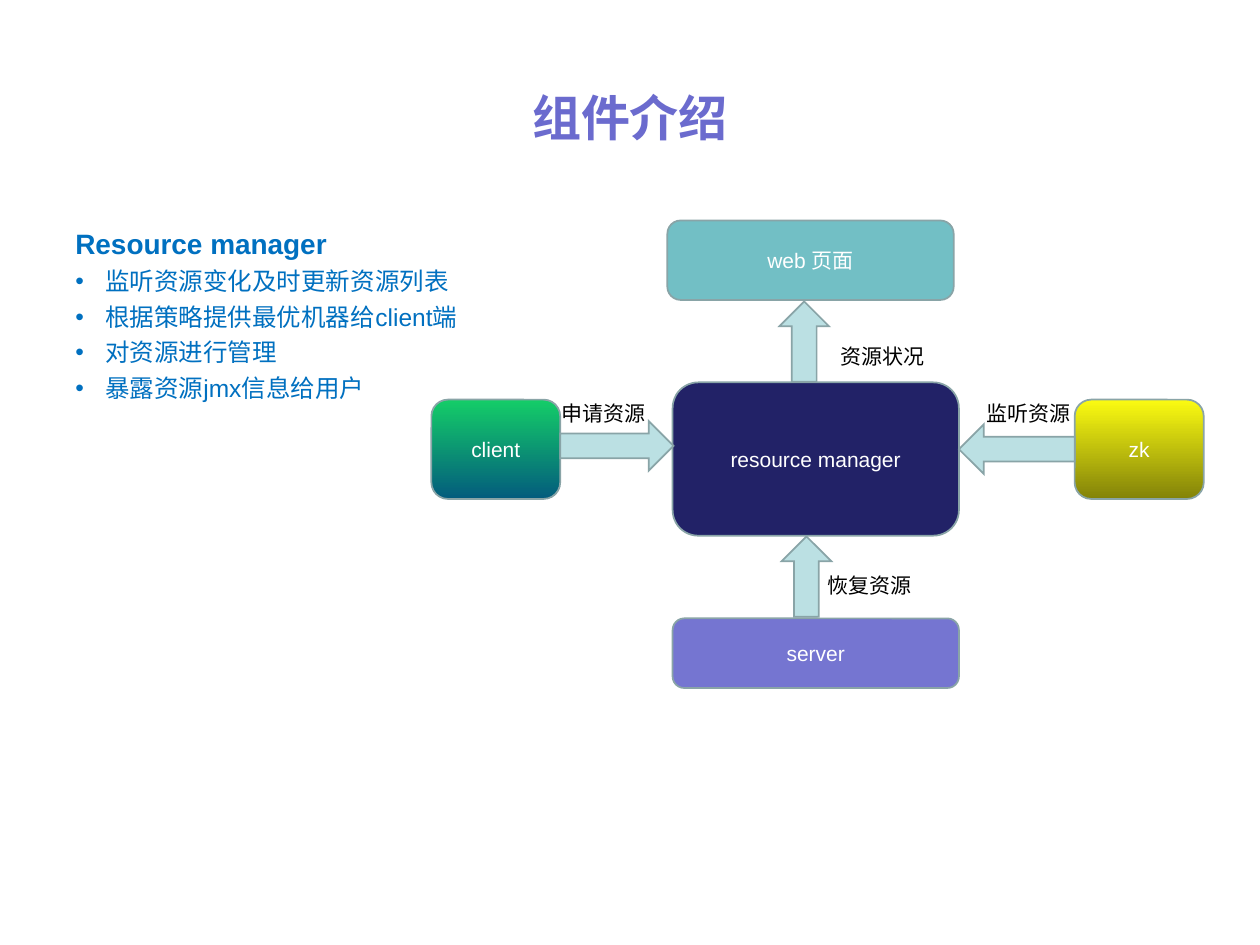
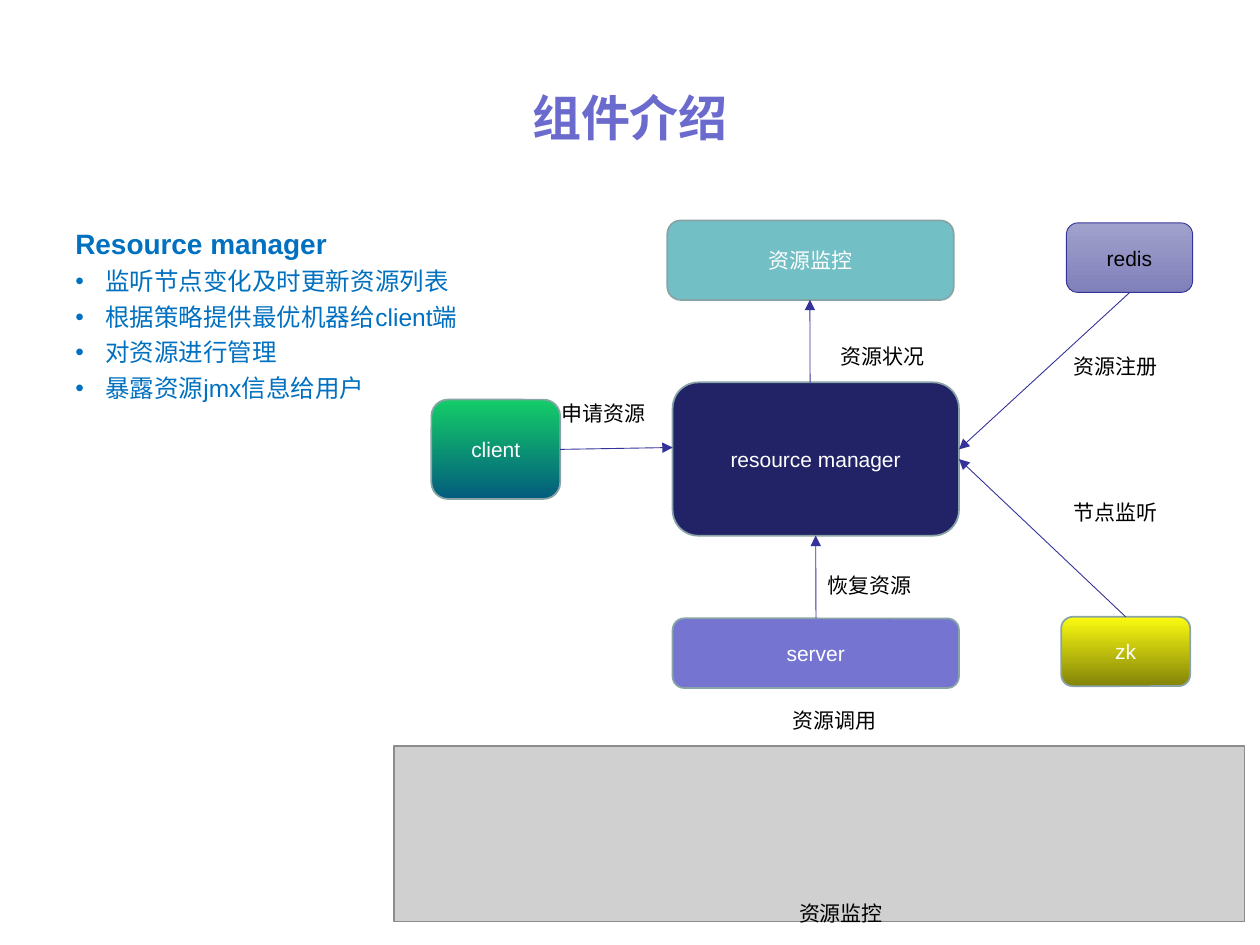
Before and after one commit to ylpu/distribute-scheduler, a slide deck: slide 11 of files/dis-scheduler.ppt (slide 10 before the commit). Drawn at 1260x945 pixels with LibreOffice and Linux fonts; fonts in the diff are those of the drawing; grey boxes stand for pictures. Boxes give left, top, right and bottom in pixels: in the first picture for what was removed or moved away, otherwise in the second. Text is boxed around its words. In the diff, an @@ line names an element or a change of style, - is before the commit and + after.

```diff
--- a/files/dis-scheduler.ppt
+++ b/files/dis-scheduler.ppt
@@ rounded rectangle added at (x1=1066, y1=223, x2=1192, y2=292), fill gradient #A1A1CC to #8080BB, outline #333399 0.51 pt, 12 pt, text #000000 @@
+redis
@@ text at (x1=105, y1=269, x2=449, y2=292): text changed @@
-• 监听资源变化及时更新资源列表
+• 监听节点变化及时更新资源列表
@@ text in rounded rectangle at (x1=769, y1=250, x2=853, y2=270): text changed @@
-web 页面
+资源监控
@@ arrow added from (1130, 292) to (959, 450), #333399 0.51 pt @@
@@ right arrow removed at (x1=779, y1=301, x2=828, y2=381) @@
@@ arrow added from (810, 383) to (810, 300), #333399 0.51 pt @@
@@ text at (x1=1074, y1=356, x2=1158, y2=376): text changed @@
-监听资源
+资源注册
@@ right arrow removed at (x1=561, y1=421, x2=674, y2=470) @@
@@ arrow added from (561, 450) to (673, 447), #333399 0.51 pt @@
@@ right arrow removed at (x1=959, y1=425, x2=1075, y2=474) @@
@@ arrow added from (1125, 617) to (959, 459), #333399 0.51 pt @@
@@ text added at (x1=1074, y1=502, x2=1158, y2=522), 12 pt, text #000000 @@
+节点监听
@@ right arrow removed at (x1=782, y1=536, x2=831, y2=617) @@
@@ arrow added from (816, 619) to (815, 536), #333399 0.51 pt @@
@@ rounded rectangle "zk" resized from (x1=1075, y1=399, x2=1203, y2=499) to (x1=1061, y1=617, x2=1189, y2=687) @@
@@ text added at (x1=792, y1=710, x2=876, y2=730), 12 pt, text #000000 @@
+资源调用
@@ picture added at (x1=394, y1=746, x2=1245, y2=921) @@
@@ text added at (x1=799, y1=903, x2=883, y2=926), 12 pt, text #000000 @@
+资源监控
```
Also in this commit, not shown: 9 other slides changed, 4 slides added, 14 other files.
